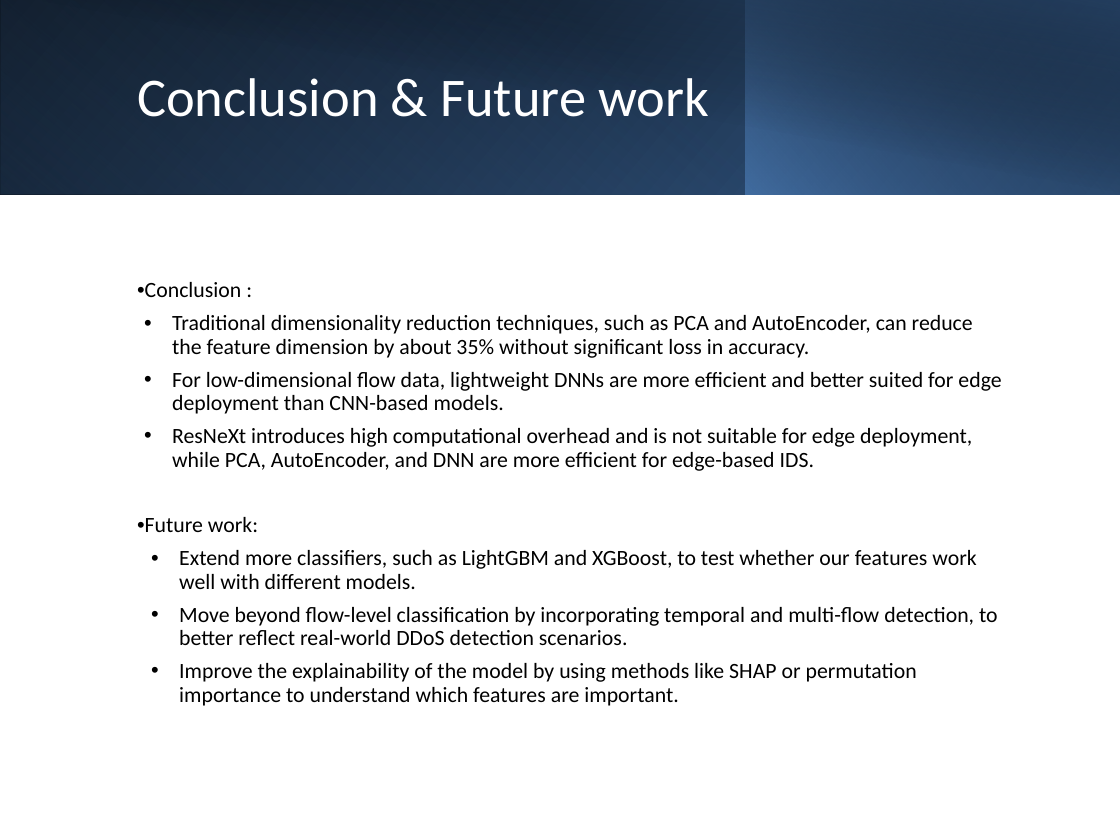
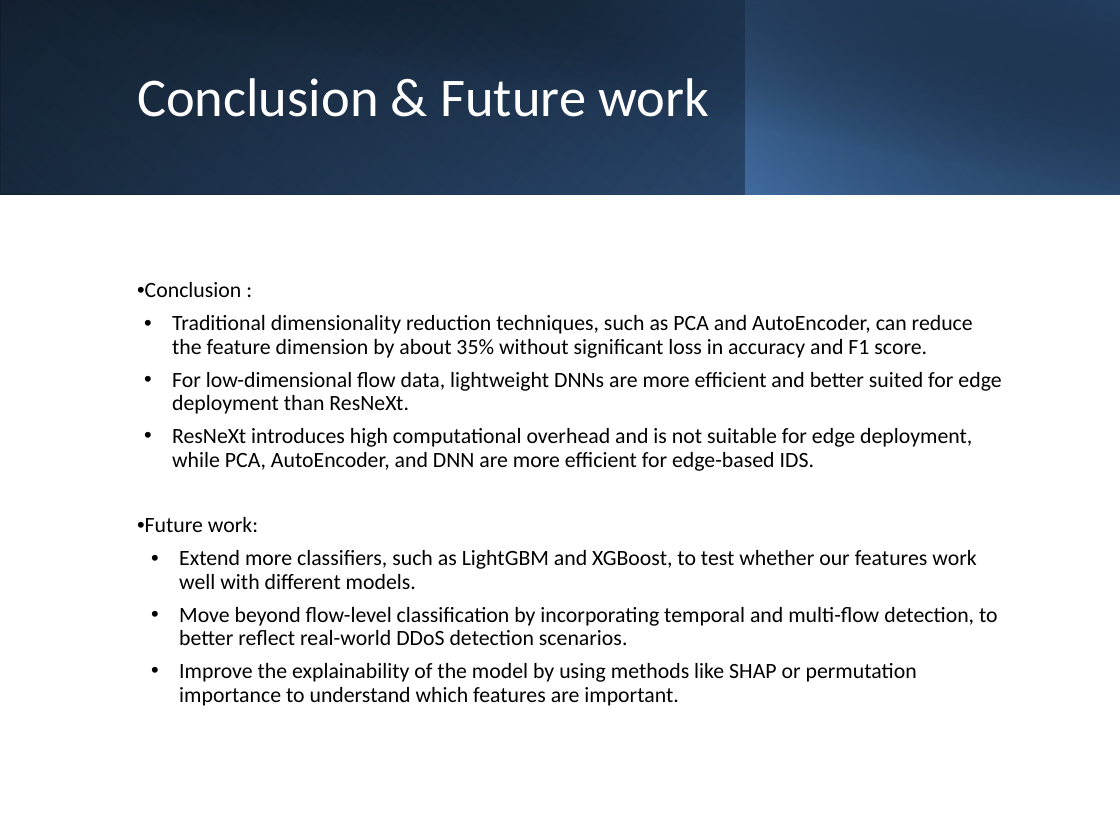
Before and after one commit to YMa10-ACS/Edge-IDS-Framework, a slide deck: slide 13 of IoMT_IDS_Presentation.pptx. Drawn at 1120x840 pixels with LibreOffice and Linux fonts; fonts in the diff are those of the drawing. Boxes give left, top, right and bottom in pixels: in the first picture for what was removed or moved away, otherwise in the second. Text is boxed around its words. In the diff, an @@ line names an element or a change of style, - is before the commit and + after.

```diff
--- a/IoMT_IDS_Presentation.pptx
+++ b/IoMT_IDS_Presentation.pptx
@@ text at [172,315,1001,414]: text changed @@
-• Traditional dimensionality reduction techniques, such as PCA and AutoEncoder, can reduce the feature dimension by about 35% without significant loss in accuracy.
-• For low-dimensional flow data, lightweight DNNs are more efficient and better suited for edge deployment than CNN-based models.
+• Traditional dimensionality reduction techniques, such as PCA and AutoEncoder, can reduce the feature dimension by about 35% without significant loss in accuracy and F1 score.
+• For low-dimensional flow data, lightweight DNNs are more efficient and better suited for edge deployment than ResNeXt.
```
Also in this commit, not shown: 3 other slides changed, 2 other files.
